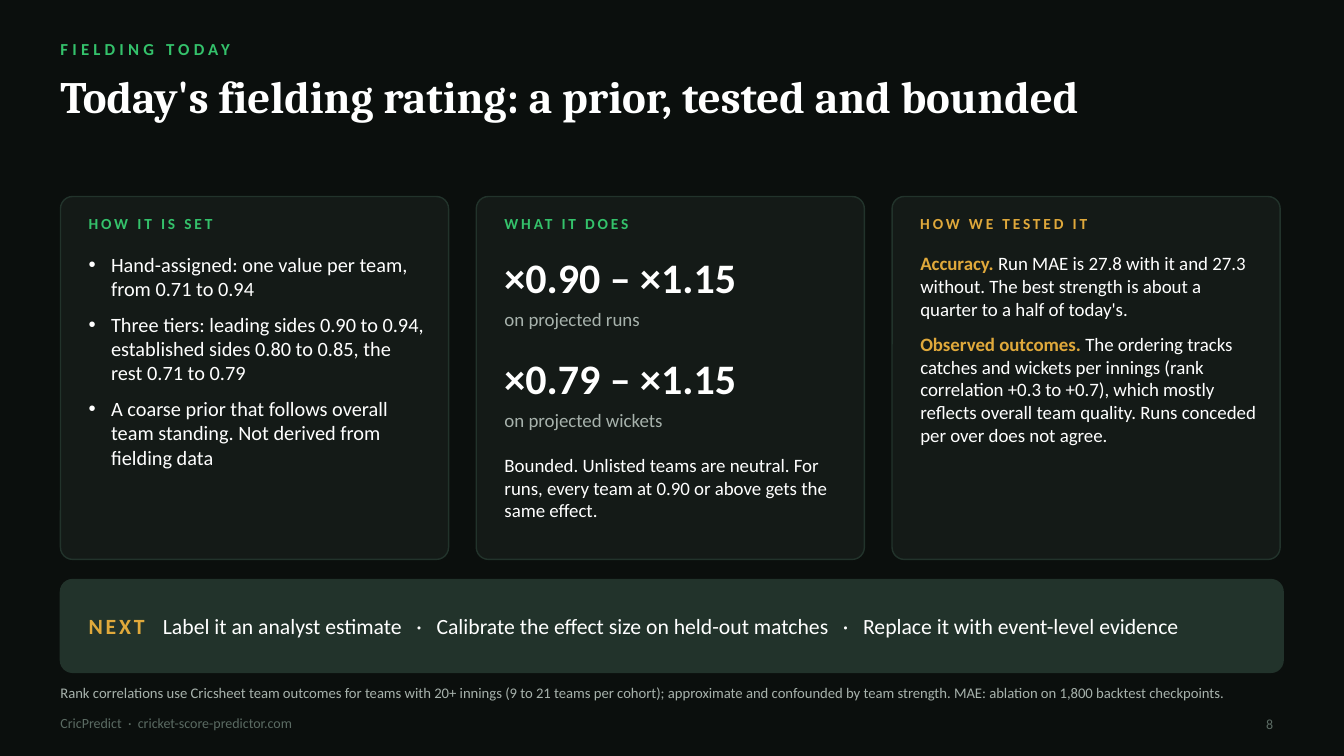
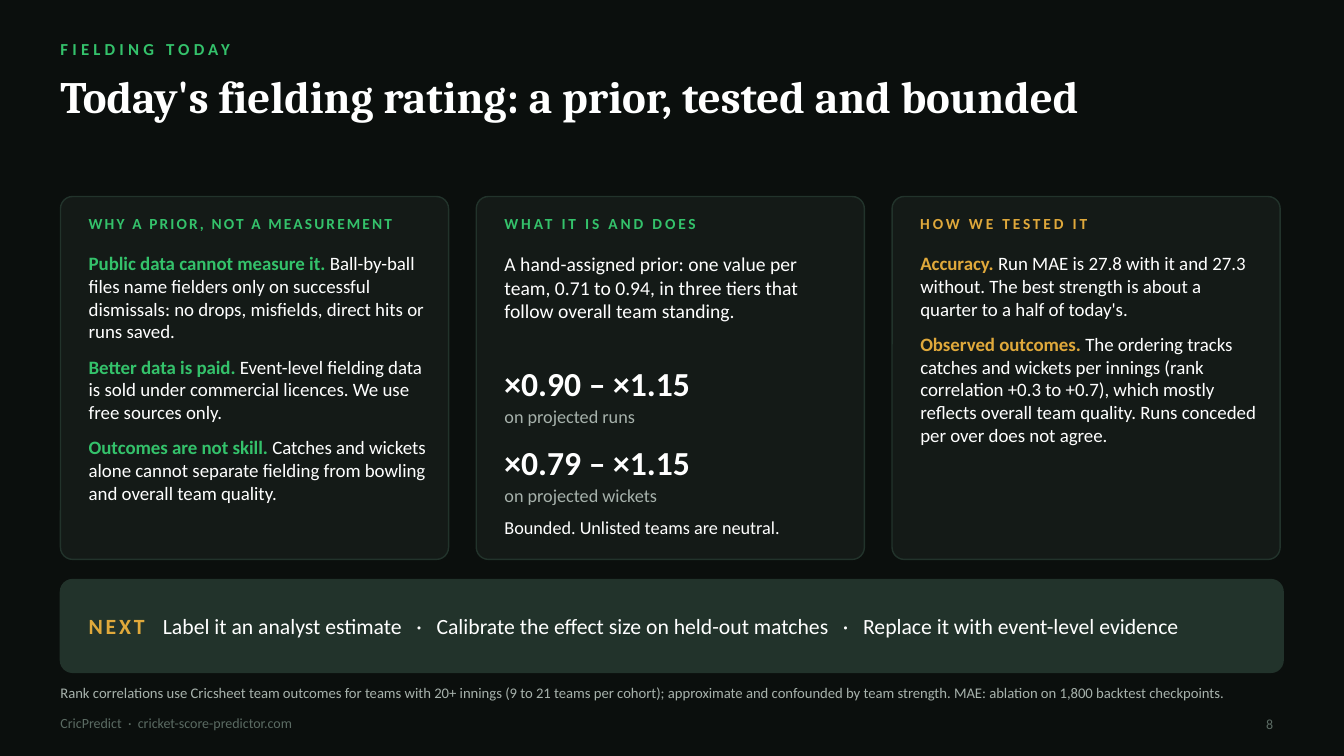
Before and after one commit to econsmaestro/cricket-score-predictor, a slide deck: slide 8 of presentation/CricPredict_Cricketviz.pptx. Drawn at 1344x756 pixels with LibreOffice and Linux fonts; fonts in the diff are those of the drawing. Boxes give left, top, right and bottom in pixels: in the first picture for what was removed or moved away, otherwise in the second. Text is boxed around its words. In the diff, an @@ line names an element or a change of style, - is before the commit and + after.

```diff
--- a/presentation/CricPredict_Cricketviz.pptx
+++ b/presentation/CricPredict_Cricketviz.pptx
@@ text at <box>89,219,392,231</box>: text changed @@
-HOW IT IS SET
+WHY A PRIOR, NOT A MEASUREMENT
@@ text at <box>504,214,837,240</box>: text changed @@
-WHAT IT DOES
+WHAT IT IS AND DOES
@@ text at <box>89,256,426,503</box>: text changed; size 14.5 to 13.5 pt @@
-• Hand-assigned: one value per team, from 0.71 to 0.94
-• Three tiers: leading sides 0.90 to 0.94, established sides 0.80 to 0.85, the rest 0.71 to 0.79
-• A coarse prior that follows overall team standing. Not derived from fielding data
+Public data cannot measure it. Ball-by-ball files name fielders only on successful dismissals: no drops, misfields, direct hits or runs saved.
+Better data is paid. Event-level fielding data is sold under commercial licences. We use free sources only.
+Outcomes are not skill. Catches and wickets alone cannot separate fielding from bowling and overall team quality.
@@ text added at <box>504,257,798,322</box>, 14 pt, text #FFFFFF @@
+A hand-assigned prior: one value per team, 0.71 to 0.94, in three tiers that follow overall team standing.
@@ text "×0.90 – ×1.15" at <box>504,374,690,397</box>: size 30 to 24 pt @@
@@ text "×0.90 – ×1.15": place and size @@
-text "×0.90 – ×1.15" at <box>504,265,736,294</box>
+text "×0.90 – ×1.15" at <box>504,374,690,397</box>
@@ text "on projected runs" at <box>504,410,635,426</box>: size 13.5 to 13 pt @@
@@ text "on projected runs": place and size @@
-text "on projected runs" at <box>504,313,640,329</box>
+text "on projected runs" at <box>504,410,635,426</box>
@@ text "×0.79 – ×1.15": place and size @@
-text "×0.79 – ×1.15" at <box>504,366,736,395</box>
+text "×0.79 – ×1.15" at <box>504,453,690,476</box>
@@ text "×0.79 – ×1.15" at <box>504,453,690,476</box>: size 30 to 24 pt @@
@@ text "on projected wickets": place and size @@
-text "on projected wickets" at <box>504,414,663,430</box>
+text "on projected wickets" at <box>504,489,657,505</box>
@@ text "on projected wickets" at <box>504,489,657,505</box>: size 13.5 to 13 pt @@
@@ text at <box>504,521,780,534</box>: text changed; size 13.5 to 13 pt @@
-Bounded. Unlisted teams are neutral. For runs, every team at 0.90 or above gets the same effect.
+Bounded. Unlisted teams are neutral.
```
Also in this commit, not shown: 2 other files.
